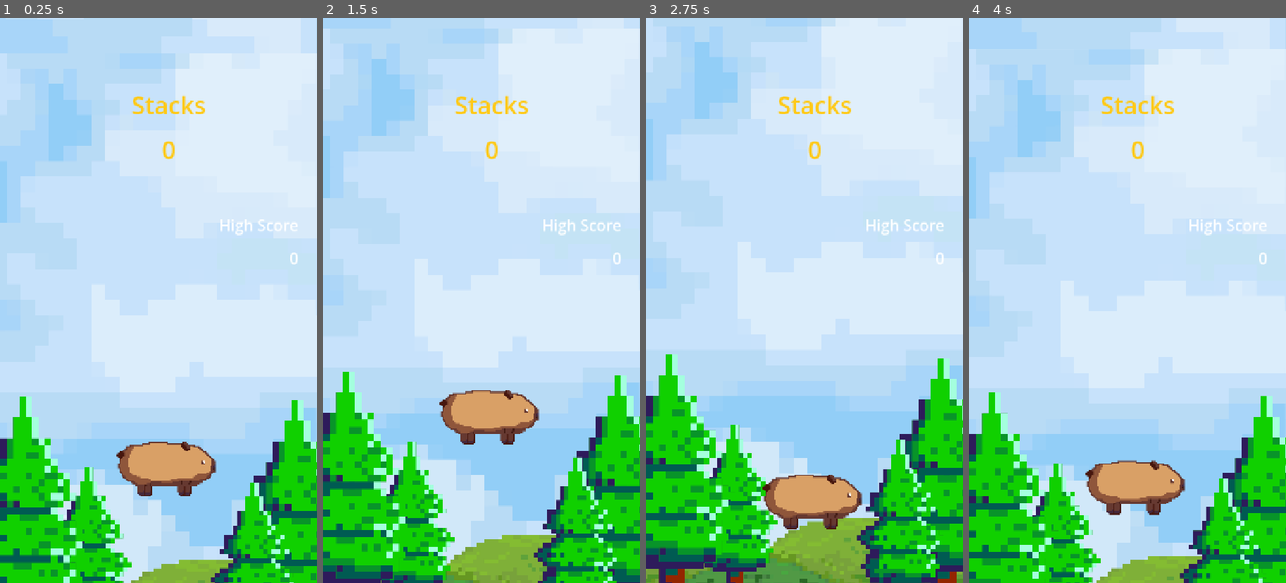
Above: before the commit, frames 1-4 (left to right).
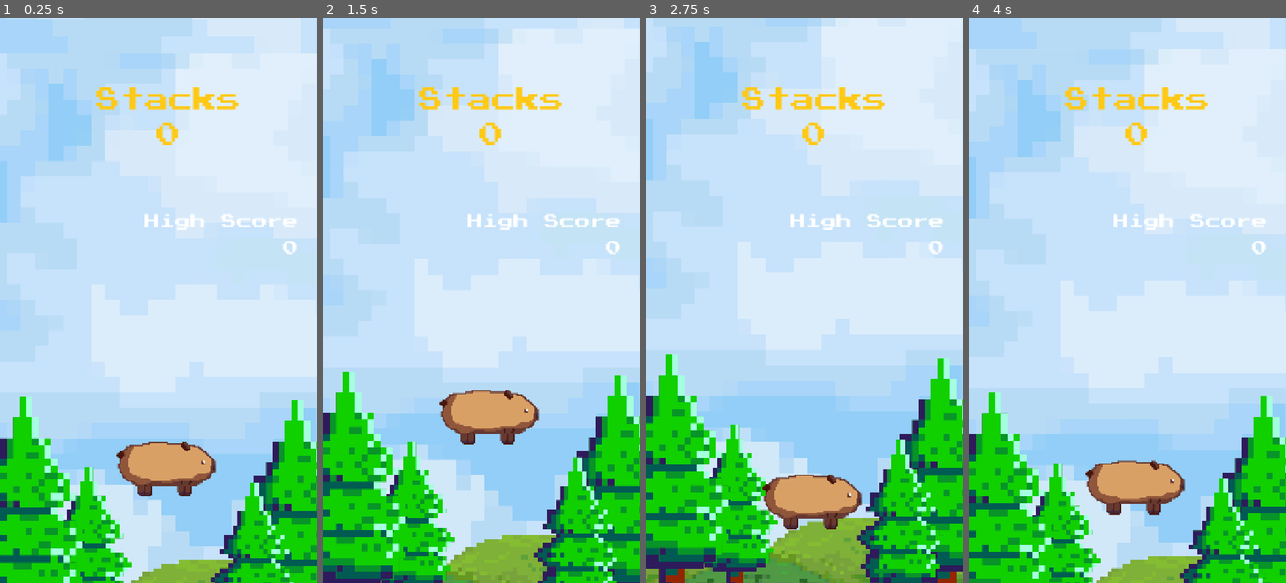
Above: after the commit, the same moments.

Repository: jhaaocampo/CAPYBALANCE
Game: Godot game, scene res://Main.tscn
Two runs of this game, one before a commit and one after it. Both use one fixed random seed, a clock stepped at 60 frames per second and the inputs below.
Inputs (mouse positions are in pixels of both pictures, inside the frame that each line leads up to):
- Up to frame 1 (0.25 s): no input
- Up to frame 2 (1.5 s): tap Enter (ui_accept) at 0.5, 0.77 s; move the mouse to (551, 272) at 0.52 s; tap R at 0.6, 1.35 s; move the mouse to (418, 328) at 1.27 s
- Up to frame 3 (2.75 s): tap Enter (ui_accept) at 1.52 s; move the mouse to (836, 176) at 2.02 s; tap R at 2.1 s
- Up to frame 4 (4 s): move the mouse to (1111, 413) at 2.77 s; tap R at 2.85, 3.6 s; tap Enter (ui_accept) at 3.02, 3.77 s; move the mouse to (1222, 385) at 3.52 s

The runs differ from the first frame. In frame 1, 1.7% of the frame differs, in the area x 30-94%, y 12-44%; in frame 2, 1.8%; in frame 3, 1.8%; in frame 4, 1.7%.

Commit message:
Add files via upload
updated GodotProject contents (working landing page)

Diff:
--- a/GodotProject/LandingPage.gd
+++ b/GodotProject/LandingPage.gd
@@ -1,9 +1,9 @@
 extends Control
 
-# Button references
-@onready var start_button = $StartButtonContainer/StartButton
-@onready var settings_button = $SettingsButtonContainer/SettingsButton
-@onready var leave_button = $LeaveButtonContainer/LeaveButton
+# Button references - Changed to TextureButton
+@onready var start_button = $StartButtonContainer/StartButton as TextureButton
+@onready var settings_button = $SettingsButtonContainer/SettingsButton as TextureButton
+@onready var leave_button = $LeaveButtonContainer/LeaveButton as TextureButton
 @onready var logo = $Logo
 @onready var background = $Background
 
@@ -14,6 +14,10 @@
 # Design resolution (the resolution you designed your UI for)
 const DESIGN_WIDTH = 1080.0
 const DESIGN_HEIGHT = 1920.0
+
+# Pulsing animation variables
+var pulse_tween: Tween
+var is_pulsing = false
 
 func _ready():
 	# Set this Control to fill the entire screen
@@ -45,6 +49,9 @@
 	# Set up mobile-specific settings
 	setup_mobile_settings()
 
+	# Start the pulsing animation after a short delay
+	call_deferred("start_pulsing_animation")
+
 func setup_mobile_settings():
 	# Connect to viewport size changes
 	get_viewport().size_changed.connect(_on_viewport_size_changed)
@@ -77,6 +84,50 @@
 
 	# Ensure size matches design resolution
 	size = Vector2(DESIGN_WIDTH, DESIGN_HEIGHT)
+
+# Pulsing animation functions
+func start_pulsing_animation():
+	if is_pulsing:
+		return
+
+	is_pulsing = true
+	pulse_tween = create_tween()
+	pulse_tween.set_loops()  # Make it loop infinitely
+
+	# Create a smooth pulsing effect
+	# Scale up slightly, then back down
+	pulse_tween.tween_property(start_button, "scale", Vector2(1.05, 1.05), 0.8)
+	pulse_tween.tween_property(start_button, "scale", Vector2(1.0, 1.0), 0.8)
+
+	# Set ease type for smoother animation
+	pulse_tween.tween_callback(func(): pass)  # This helps with the looping
+
+func stop_pulsing_animation():
+	if pulse_tween:
+		pulse_tween.kill()
+	is_pulsing = false
+
+	# Ensure button returns to normal scale
+	var reset_tween = create_tween()
+	reset_tween.tween_property(start_button, "scale", Vector2.ONE, 0.2)
+
+# Alternative pulsing animation with glow effect (if you want more visual impact)
+func start_enhanced_pulsing():
+	if is_pulsing:
+		return
+
+	is_pulsing = true
+	pulse_tween = create_tween()
+	pulse_tween.set_loops()
+
+	# Create a sequence of animations
+	pulse_tween.tween_property(start_button, "scale", Vector2(1.08, 1.08), 0.6)
+	pulse_tween.tween_property(start_button, "modulate:a", 0.9, 0.6)
+	pulse_tween.tween_property(start_button, "scale", Vector2(1.0, 1.0), 0.6)
+	pulse_tween.tween_property(start_button, "modulate:a", 1.0, 0.6)
+
+	# Add a brief pause between pulses
+	pulse_tween.tween_delay(0.3)
 
 # Alternative scaling method - try this if the above doesn't work
 func setup_alternative_scaling():
@@ -90,14 +141,23 @@
 	offset_right = 0
 	offset_bottom = 0
 
-# Button visual state functions
-func _on_button_pressed(button: Button):
+# Button visual state functions - Updated for TextureButton
+func _on_button_pressed(button: TextureButton):
+	# Temporarily stop pulsing when button is pressed
+	if button == start_button and is_pulsing:
+		stop_pulsing_animation()
+
 	var tween = create_tween()
 	tween.tween_property(button, "scale", Vector2(0.95, 0.95), 0.1)
 
-func _on_button_released(button: Button):
+func _on_button_released(button: TextureButton):
 	var tween = create_tween()
 	tween.tween_property(button, "scale", Vector2.ONE, 0.1)
+
+	# Restart pulsing after button release if it's the start button
+	if button == start_button:
+		# Create a simple timer to restart pulsing
+		get_tree().create_timer(0.3).timeout.connect(start_pulsing_animation)
 
 func _on_button_hover():
 	play_hover_sound()
@@ -108,6 +168,7 @@
 # Button action functions
 func _on_start_button_pressed():
 	play_button_sound()
+	stop_pulsing_animation()  # Stop pulsing when transitioning
 	start_game_transition()
 
 func _on_settings_button_pressed():
@@ -126,13 +187,8 @@
 	pass
 
 func start_game_transition():
-	start_button.disabled = true
-	settings_button.disabled = true
-	leave_button.disabled = true
-
-	var tween = create_tween()
-	tween.tween_property(self, "modulate:a", 0.0, 0.5)
-	tween.tween_callback(func(): get_tree().change_scene_to_file(GAME_SCENE))
+	# Instant scene change - no gray screen
+	get_tree().change_scene_to_file(GAME_SCENE)
 
 func show_quit_confirmation():
 	var dialog = AcceptDialog.new()
@@ -154,3 +210,8 @@
 
 func _quit_game():
 	get_tree().quit()
+
+# Cleanup function
+func _exit_tree():
+	if pulse_tween:
+		pulse_tween.kill()
--- a/GodotProject/LandingPage.tscn
+++ b/GodotProject/LandingPage.tscn
@@ -22,10 +22,10 @@
 anchors_preset = 15
 anchor_right = 1.0
 anchor_bottom = 1.0
-offset_left = -1208.0
-offset_top = 135.0
-offset_right = -1208.0
-offset_bottom = 135.0
+offset_left = -1197.0
+offset_top = -3.0
+offset_right = -940.0
+offset_bottom = 417.0
 grow_horizontal = 2
 grow_vertical = 2
 scale = Vector2(1.00516, 0.994561)
@@ -33,21 +33,19 @@
 expand_mode = 3
 
 [node name="Logo" type="TextureRect" parent="."]
-layout_mode = 0
-offset_left = -1197.0
-offset_top = 161.0
-offset_right = 828.0
-offset_bottom = 2186.0
-scale = Vector2(0.34556, 0.351661)
+offset_left = -1100.0
+offset_top = 21.0
+offset_right = 925.0
+offset_bottom = 2046.0
+scale = Vector2(0.573986, 0.604417)
 texture = ExtResource("2_ur3vi")
 
 [node name="StartButtonContainer" type="VBoxContainer" parent="."]
-layout_mode = 0
-offset_left = -1077.0
-offset_top = 854.0
-offset_right = 543.0
-offset_bottom = 2474.0
-scale = Vector2(0.286685, 0.24869)
+offset_left = -899.0
+offset_top = 1261.0
+offset_right = 721.0
+offset_bottom = 2881.0
+scale = Vector2(0.45806, 0.367463)
 theme_override_constants/separation = 30
 
 [node name="StartButton" type="TextureButton" parent="StartButtonContainer"]
@@ -56,12 +54,11 @@
 texture_normal = ExtResource("3_ar278")
 
 [node name="LeaveButtonContainer" type="VBoxContainer" parent="."]
-layout_mode = 0
-offset_left = -995.0
-offset_top = 1070.0
-offset_right = 625.0
-offset_bottom = 1820.0
-scale = Vector2(0.180942, 0.179372)
+offset_left = -770.0
+offset_top = 1587.0
+offset_right = 850.0
+offset_bottom = 2337.0
+scale = Vector2(0.308383, 0.304151)
 
 [node name="LeaveButton" type="TextureButton" parent="LeaveButtonContainer"]
 layout_mode = 2
@@ -69,12 +66,11 @@
 texture_normal = ExtResource("4_l42u6")
 
 [node name="SettingsButtonContainer" type="VBoxContainer" parent="."]
-layout_mode = 0
-offset_left = -660.0
-offset_top = 237.0
-offset_right = 960.0
-offset_bottom = 987.0
-scale = Vector2(0.0739555, 0.0727116)
+offset_left = -217.0
+offset_top = 152.0
+offset_right = 1403.0
+offset_bottom = 902.0
+scale = Vector2(0.173692, 0.170153)
 
 [node name="SettingsButton" type="TextureButton" parent="SettingsButtonContainer"]
 layout_mode = 2
--- a/GodotProject/UI.tscn
+++ b/GodotProject/UI.tscn
@@ -1,7 +1,7 @@
 [gd_scene load_steps=3 format=3 uid="uid://2qv47ukpm61l"]
 
 [ext_resource type="Script" uid="uid://dql8huxj7fhg7" path="res://Scoreboard.gd" id="1_3b2b5"]
-[ext_resource type="FontFile" uid="uid://cvt48jt6vj8i3" path="res://press_start_2p/PressStart2P.ttf" id="1_b3bc3"]
+[ext_resource type="FontFile" uid="uid://dv6rxjsqf5lyn" path="res://PressStart2P.ttf" id="2_3b2b5"]
 
 [node name="UI" type="CanvasLayer"]
 layer = 0
@@ -23,7 +23,7 @@
 offset_bottom = 293.0
 theme_override_colors/font_color = Color(1, 0.788235, 0.0823529, 1)
 theme_override_constants/line_spacing = 25
-theme_override_fonts/font = ExtResource("1_b3bc3")
+theme_override_fonts/font = ExtResource("2_3b2b5")
 theme_override_font_sizes/font_size = 55
 text = "Stacks
 0"
@@ -36,7 +36,7 @@
 offset_right = 677.0
 offset_bottom = 549.0
 theme_override_constants/line_spacing = 25
-theme_override_fonts/font = ExtResource("1_b3bc3")
+theme_override_fonts/font = ExtResource("2_3b2b5")
 theme_override_font_sizes/font_size = 35
 text = "High Score
 0"
--- a/GodotProject/project.godot
+++ b/GodotProject/project.godot
@@ -26,6 +26,7 @@
 window/stretch/mode="canvas_items"
 window/handheld/orientation=1
 window/size/fullscreen=true
+window/hdr_2d=true
 
 [gui]
 
Not shown, added: GodotProject/Backgorunds.png.import
Not shown, added: GodotProject/PressStart2P.ttf.import
Binary file added: GodotProject/back button.png
Binary file added: GodotProject/endless stack button.png
Binary file added: GodotProject/height challenge button.png
